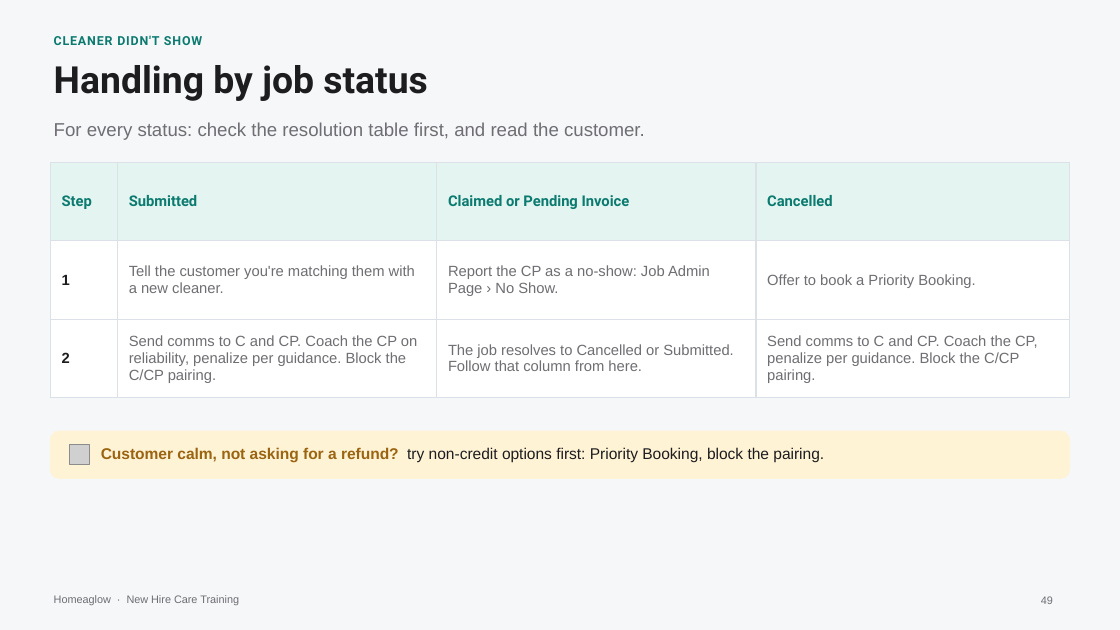
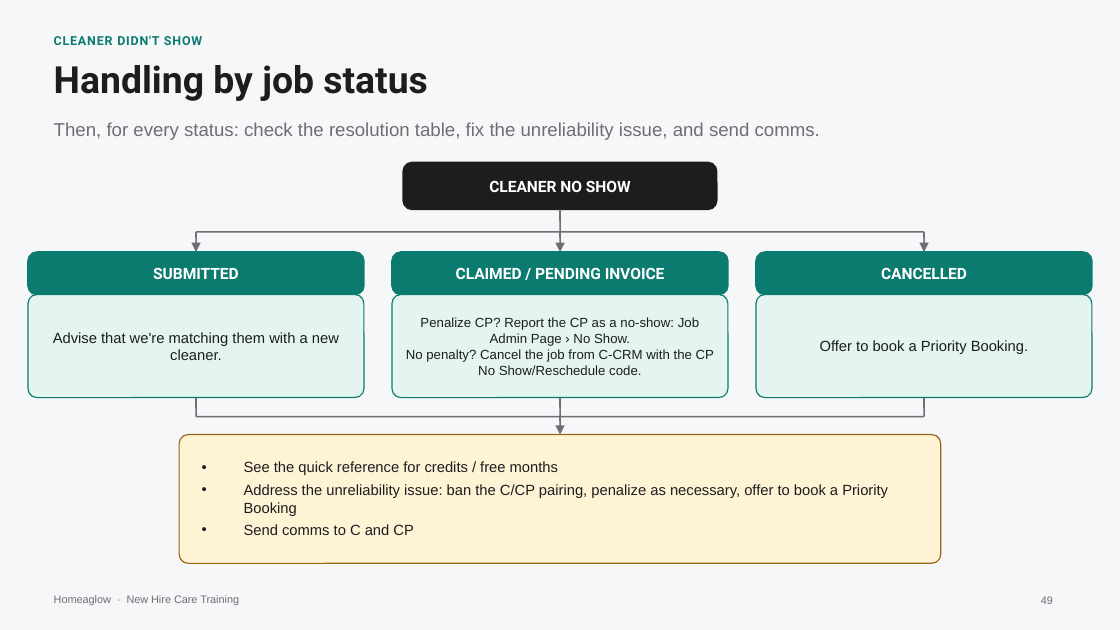
Before and after one commit to anjulimichelle/training, a slide deck: slide 49 of billing-disputes/billing-disputes-cash-payments.pptx. Drawn at 1120x630 pixels with LibreOffice and Linux fonts; fonts in the diff are those of the drawing; grey boxes stand for pictures. Boxes give left, top, right and bottom in pixels: in the first picture for what was removed or moved away, otherwise in the second. Text is boxed around its words. In the diff, an @@ line names an element or a change of style, - is before the commit and + after.

```diff
--- a/billing-disputes/billing-disputes-cash-payments.pptx
+++ b/billing-disputes/billing-disputes-cash-payments.pptx
@@ text at [54,122,820,140]: text changed @@
-For every status: check the resolution table first, and read the customer.
+Then, for every status: check the resolution table, fix the unreliability issue, and send comms.
@@ table removed at [50,162,1070,387], 3 rows, 4 columns @@
-Step | Submitted | Claimed or Pending Invoice | Cancelled
-1 | Tell the customer you're matching them with a new cleaner. | Report the CP as a no-show: Job Admin Page › No Show. | Offer to book a Priority Booking.
-2 | Send comms to C and CP. Coach the CP on reliability, penalize per guidance. Block the C/CP pairing. | The job resolves to Cancelled or Submitted. Follow that column from here. | Send comms to C and CP. Coach the CP, penalize per guidance. Block the C/CP pairing.
@@ rounded rectangle added at [403,162,717,209], fill #1D1D1F, outline #1D1D1F 1 pt @@
@@ text added at [489,180,631,192], 10 pt, text #FFFFFF, bold @@
+CLEANER NO SHOW
@@ line added from (560, 209) to (560, 232), #6E6E73 1 pt @@
@@ line added from (196, 232) to (924, 232), #6E6E73 1 pt @@
@@ arrow added from (196, 232) to (196, 252), #6E6E73 1 pt @@
@@ arrow added from (560, 232) to (560, 252), #6E6E73 1 pt @@
@@ arrow added from (924, 232) to (924, 252), #6E6E73 1 pt @@
@@ rounded rectangle added at [28,252,364,295], fill #0B7A6F, outline #0B7A6F 1 pt @@
@@ text added at [153,268,239,279], 10 pt, text #FFFFFF, bold @@
+SUBMITTED
@@ rounded rectangle added at [392,252,728,295], fill #0B7A6F, outline #0B7A6F 1 pt @@
@@ text added at [456,267,665,279], 10 pt, text #FFFFFF, bold @@
+CLAIMED / PENDING INVOICE
@@ rounded rectangle added at [756,252,1092,295], fill #0B7A6F, outline #0B7A6F 1 pt @@
@@ text added at [881,267,967,279], 10 pt, text #FFFFFF, bold @@
+CANCELLED
@@ rounded rectangle added at [28,295,364,398], fill #E3F4F1, outline #0B7A6F 0.75 pt @@
@@ rounded rectangle added at [392,295,728,398], fill #E3F4F1, outline #0B7A6F 0.75 pt @@
@@ rounded rectangle added at [756,295,1092,398], fill #E3F4F1, outline #0B7A6F 0.75 pt @@
@@ text added at [406,317,714,375], 8.5 pt, text #1D1D1F @@
+Penalize CP? Report the CP as a no-show: Job Admin Page › No Show.
+No penalty? Cancel the job from C-CRM with the CP No Show/Reschedule code.
@@ text added at [53,332,339,360], 9.5 pt, text #1D1D1F @@
+Advise that we're matching them with a new cleaner.
@@ text added at [820,340,1028,354], 9.5 pt, text #1D1D1F @@
+Offer to book a Priority Booking.
@@ line added from (196, 398) to (196, 417), #6E6E73 1 pt @@
@@ line added from (196, 417) to (924, 417), #6E6E73 1 pt @@
@@ line added from (560, 398) to (560, 417), #6E6E73 1 pt @@
@@ arrow added from (560, 417) to (560, 435), #6E6E73 1 pt @@
@@ line added from (924, 398) to (924, 417), #6E6E73 1 pt @@
@@ picture removed at [69,445,90,465] @@
@@ text removed at [101,447,824,462] @@
-Customer calm, not asking for a refund? try non-credit options first: Priority Booking, block the pairing.
@@ rounded rectangle: place and size @@
-rounded rectangle at [50,431,1070,478]
+rounded rectangle at [179,435,941,563]
@@ rounded rectangle at [179,435,941,563]: outline #FFF3D6 0.75 pt to #9A6410 0.75 pt; proportions changed @@
@@ text added at [244,461,888,535], 9.5 pt, text #1D1D1F @@
+• See the quick reference for credits / free months
+• Address the unreliability issue: ban the C/CP pairing, penalize as necessary, offer to book a Priority Booking
+• Send comms to C and CP
```
Also in this commit, not shown: 1 other slide changed, 1 other file.
